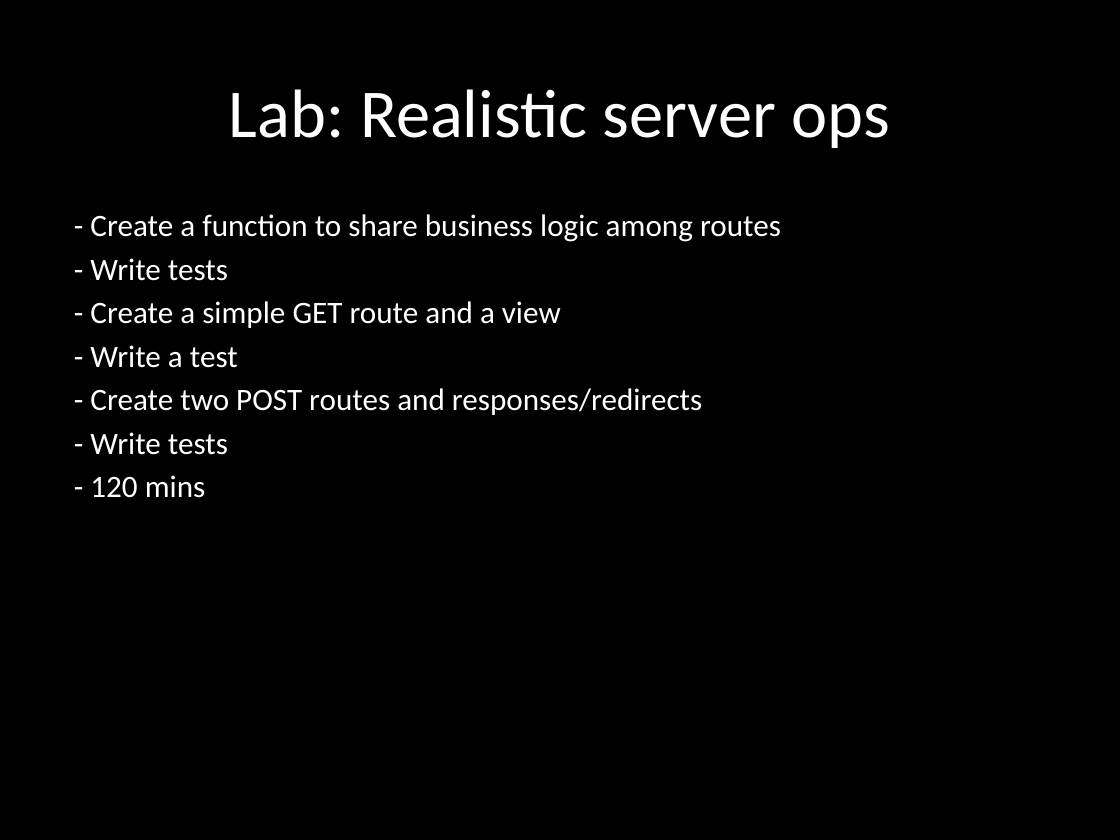
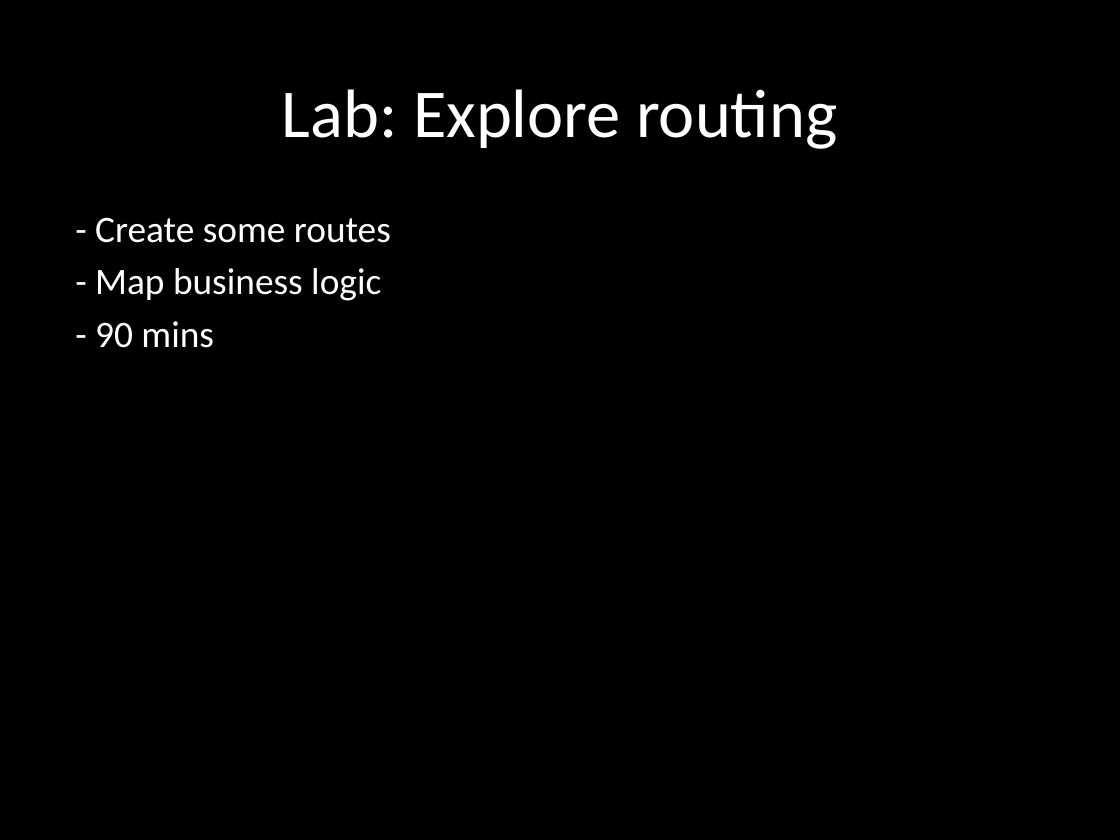
Before and after one commit to eliasjames/training-node-backbone, a slide deck: slide 19 of slides/Node & Backbone Slides Day 1.pptx (slide 29 before the commit). Drawn at 1120x840 pixels with LibreOffice and Linux fonts; fonts in the diff are those of the drawing. Boxes give left, top, right and bottom in pixels: in the first picture for what was removed or moved away, otherwise in the second. Text is boxed around its words. In the diff, an @@ line names an element or a change of style, - is before the commit and + after.

```diff
--- a/slides/Node & Backbone Slides Day 1.pptx
+++ b/slides/Node & Backbone Slides Day 1.pptx
@@ title at <box>282,89,837,149</box>: text changed @@
-Lab: Realistic server ops
+Lab: Explore routing
@@ subtitle at <box>95,217,391,348</box>: text changed; size 20 to 24 pt @@
-- Create a function to share business logic among routes
-- Write tests
-- Create a simple GET route and a view
-- Write a test
-- Create two POST routes and responses/redirects
-- Write tests
-- 120 mins
+- Create some routes
+- Map business logic
+- 90 mins
```
Also in this commit, not shown: 7 other slides changed, 2 slides added, 12 slides removed, 8 other files.
